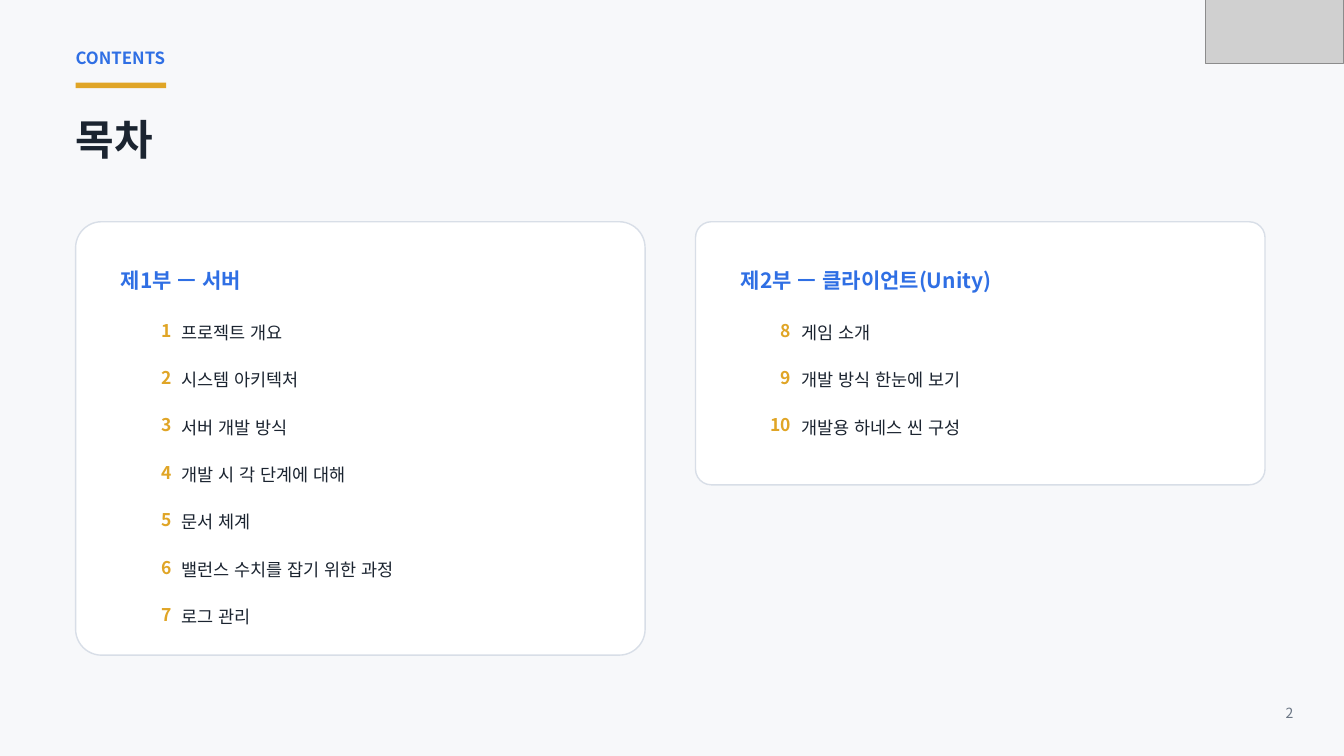
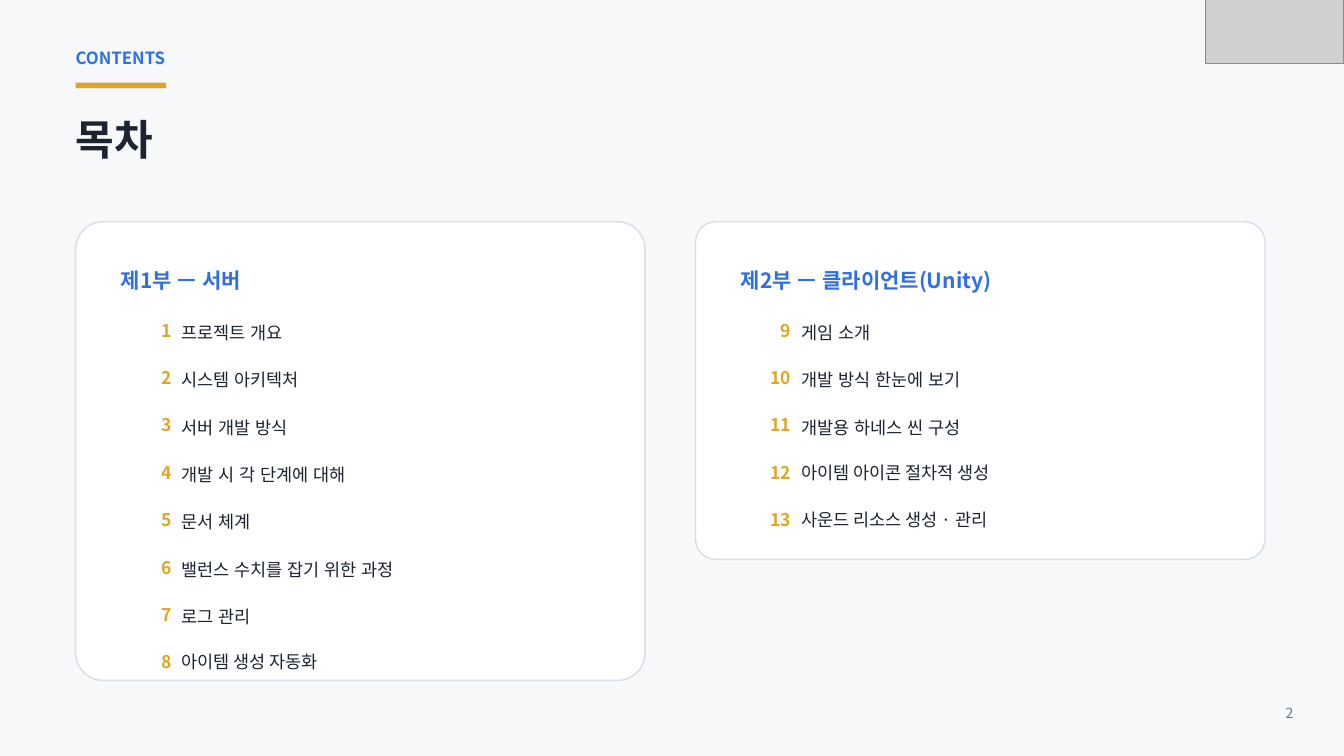
Before and after one commit to ks-wook/com2us-taskbar-hero, a slide deck: slide 2 of docs/com2us-taskbar-hero-발표자료.pptx. Drawn at 1344x756 pixels with LibreOffice and Linux fonts; fonts in the diff are those of the drawing; grey boxes stand for pictures. Boxes give left, top, right and bottom in pixels: in the first picture for what was removed or moved away, otherwise in the second. Text is boxed around its words. In the diff, an @@ line names an element or a change of style, - is before the commit and + after.

```diff
--- a/docs/com2us-taskbar-hero-발표자료.pptx
+++ b/docs/com2us-taskbar-hero-발표자료.pptx
@@ rounded rectangle: place and size @@
-rounded rectangle at [76, 222, 645, 655]
+rounded rectangle at [76, 222, 645, 681]
@@ rounded rectangle: place and size @@
-rounded rectangle at [696, 222, 1265, 485]
+rounded rectangle at [696, 222, 1265, 560]
@@ text "9": place and size @@
-text "9" at [781, 371, 791, 385]
+text "9" at [781, 324, 791, 338]
@@ text "10": place and size @@
-text "10" at [771, 418, 792, 431]
+text "10" at [771, 371, 792, 384]
@@ text added at [771, 418, 792, 431], 12.5 pt, text #E0A526, bold @@
+11
@@ text added at [771, 466, 792, 479], 12.5 pt, text #E0A526, bold @@
+12
@@ text added at [801, 464, 990, 481], 12.5 pt, text #1B2430 @@
+아이템 아이콘 절차적 생성
@@ text added at [771, 513, 792, 527], 12.5 pt, text #E0A526, bold @@
+13
@@ text added at [801, 511, 987, 528], 12.5 pt, text #1B2430 @@
+사운드 리소스 생성 · 관리
@@ text "8": place and size @@
-text "8" at [781, 324, 791, 338]
+text "8" at [161, 655, 171, 669]
@@ text added at [181, 653, 318, 670], 12.5 pt, text #1B2430 @@
+아이템 생성 자동화
```
Also in this commit, not shown: 9 other slides changed, 7 slides added.
